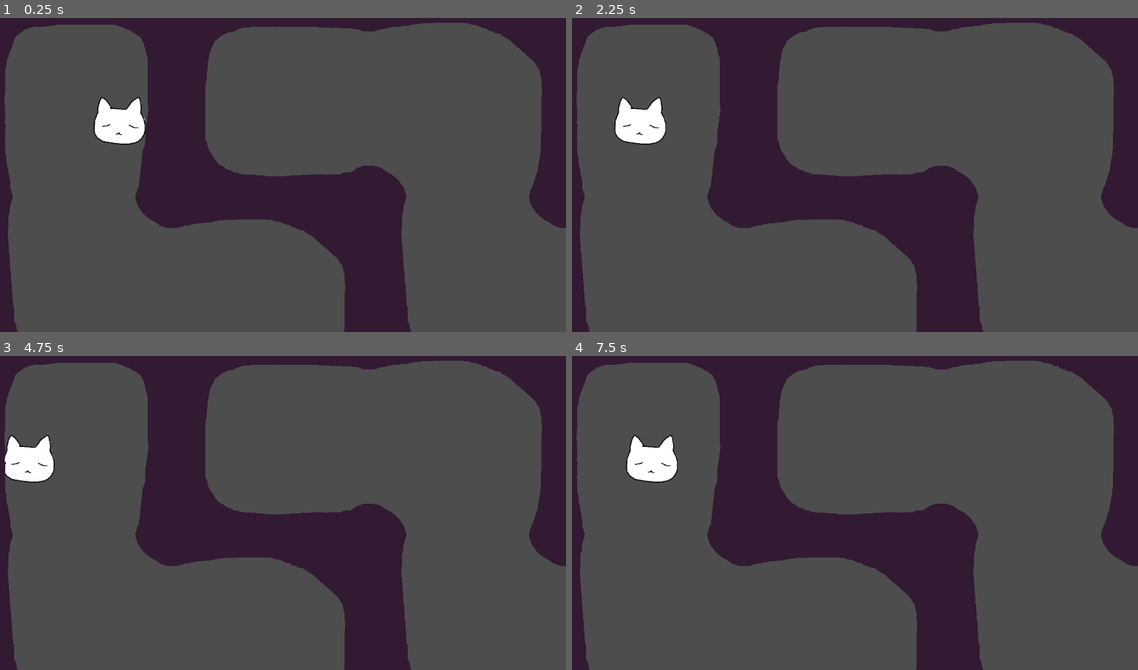
Above: before the commit, frames 1-4 (two rows, left to right).
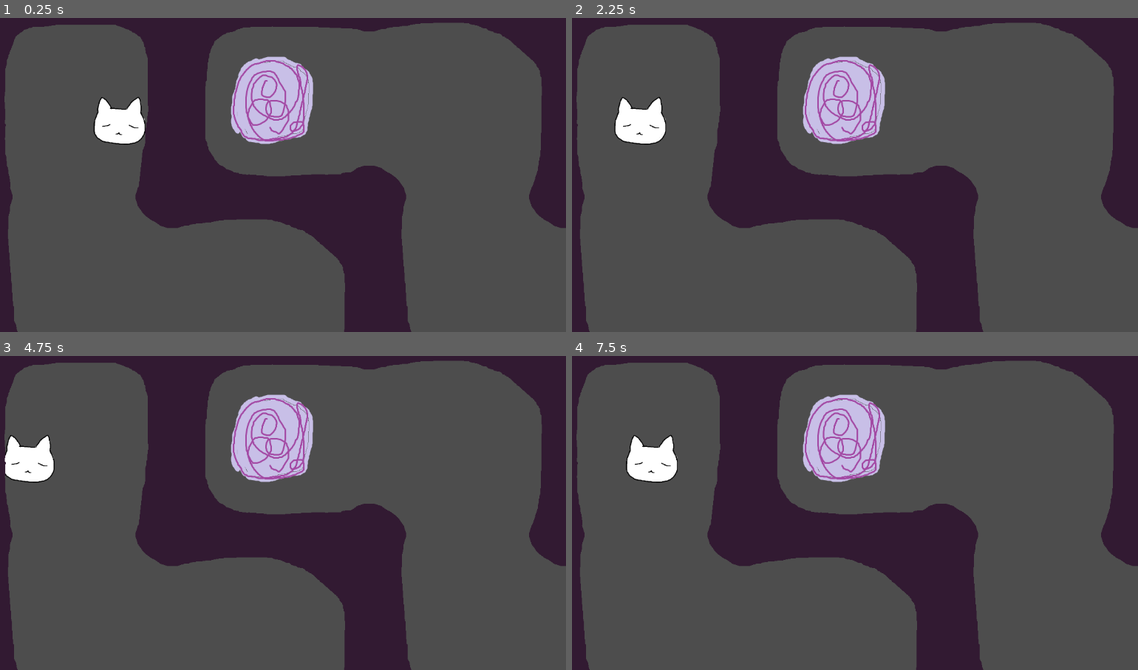
Above: after the commit, the same moments.

Repository: emeryplyler/Paths
Game: Godot game, scene res://main_game_scene/root.tscn
Two runs of this game, one before a commit and one after it. Both use one fixed random seed, a clock stepped at 60 frames per second and the inputs below.
Inputs:
- Up to frame 1 (0.25 s): no input
- Up to frame 2 (2.25 s): tap Enter (ui_accept) at 0.5, 0.77, 1.25, 1.52, 2 s; hold D (Right) 0.53-2.03 s; hold A (Left) from 2.03 s (still down)
- Up to frame 3 (4.75 s): tap Enter (ui_accept) at 2.75, 3.02, 3.5, 3.77, 4.25, 4.52 s; release A (Left) at 2.78 s; hold D (Right) 2.78-4.28 s; hold A (Left) from 4.28 s (still down)
- Up to frame 4 (7.5 s): release A (Left) at 5.03 s; hold D (Right) 5.03-5.78 s; hold A (Left) 5.78-7.28 s; tap Enter (ui_accept) at 6.02, 6.77 s; hold D (Right) from 7.28 s (still down)

The runs differ from the first frame. In frame 1, 3.4% of the frame differs, in the area x 40-56%, y 12-41%; in frame 2, 3.4%; in frame 3, 3.4%; in frame 4, 3.4%.

Commit message:
portal gets placed

Diff:
--- a/interactables/portal/portal.gd
+++ b/interactables/portal/portal.gd
@@ -10,3 +10,4 @@
 func _process(delta):
 	pass
 	# handle collision with player
+	# reload the scene? or go to a new scene
--- a/main_game_scene/Maze.gd
+++ b/main_game_scene/Maze.gd
@@ -26,9 +26,10 @@
 	randomize()
 	make_maze()
 
-func make_portal():
-	Portal.instantiate()
-	# TODO: the other instantiate things like add child
+func make_portal(position:Vector2):
+	var new_portal:Node = Portal.instantiate()
+	new_portal.position = position
+	add_child(new_portal)
 
 # small functions because tilesets work differently in godot 4 than 3
 func id_to_coords(id:int):
@@ -60,6 +61,8 @@
 	var current = starting_spot
 	unvisited.erase(current) # current tile is now visited
 
+	var portal_tile # this will store tile coords of portal
+
 	# recursive backtracker algorithm:
 	while unvisited: # while unvisited not empty
 		var neighbors = check_neighbors(current, unvisited)
@@ -72,9 +75,16 @@
 			var next_walls = coords_to_id(Map.get_cell_atlas_coords(map_layer, next)) - cell_walls[-dir] # the subtraction turns it into a different shape tile
 			Map.set_cell(map_layer, current, 0, id_to_coords(current_walls)) # set tiles to new correct shape
 			Map.set_cell(map_layer, next, 0, id_to_coords(next_walls))
+
 			current = next
 			unvisited.erase(current) # we have visited a new tile
+
+			if not placed_portal:
+				portal_tile = current # save this location for placing portal
+
 		elif stack: # no neighbors to go to, but somethings in the stack
 			if not placed_portal:
-				make_portal()
+				var position = to_global(Map.map_to_local(portal_tile)) # calculate where to spawn the portal in
+				make_portal(position)
+				placed_portal = true
 			current = stack.pop_back()
